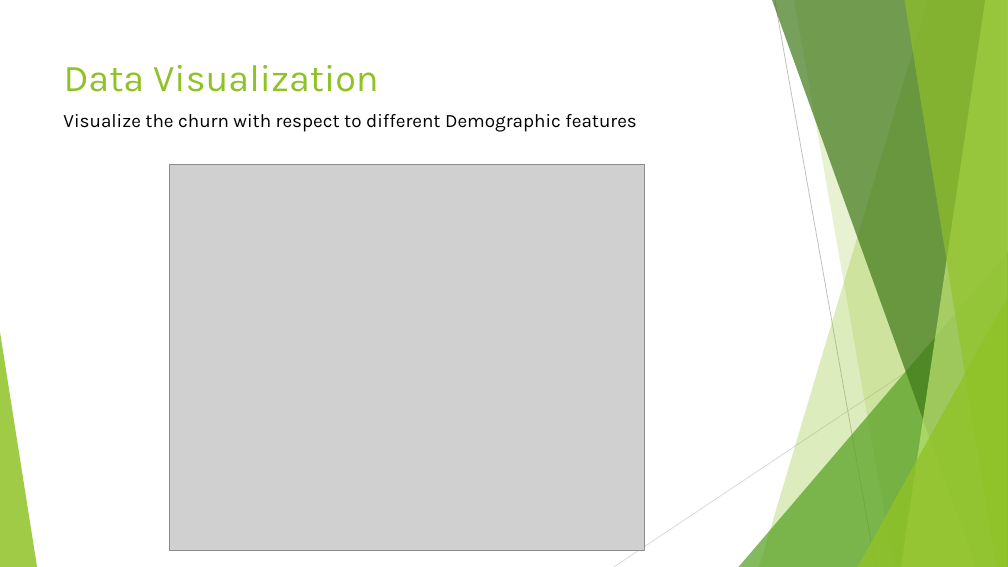
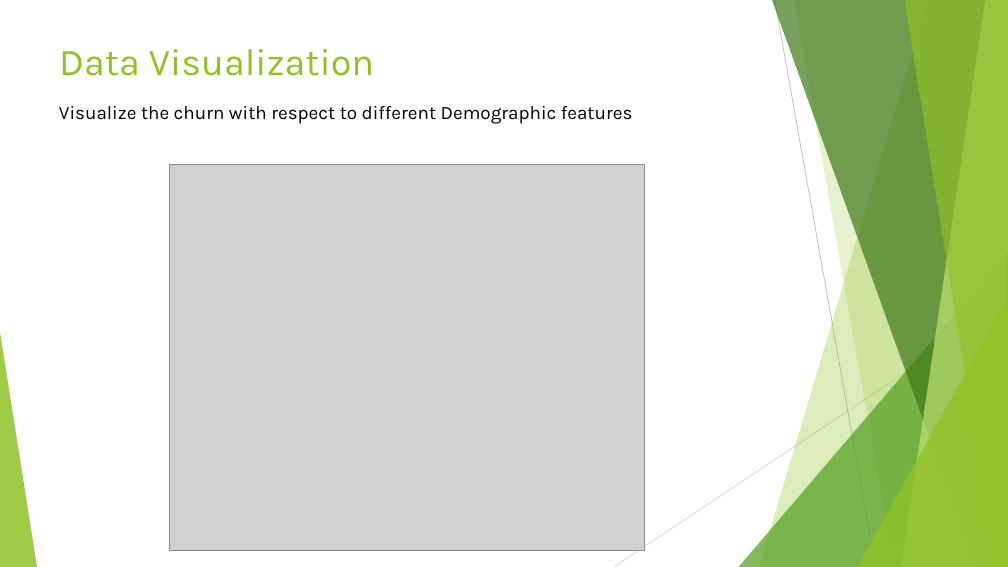
Before and after one commit to Prakul-github/Machine-Learning, a slide deck: slide 8 of Capstone_Project/Capstone project - Telecom Customer Churn.pptx. Drawn at 1008x567 pixels with LibreOffice and Linux fonts; fonts in the diff are those of the drawing; grey boxes stand for pictures. Boxes give left, top, right and bottom in pixels: in the first picture for what was removed or moved away, otherwise in the second. Text is boxed around its words. In the diff, an @@ line names an element or a change of style, - is before the commit and + after.

```diff
--- a/Capstone_Project/Capstone project - Telecom Customer Churn.pptx
+++ b/Capstone_Project/Capstone project - Telecom Customer Churn.pptx
@@ title "Data Visualization": place and size @@
-title "Data Visualization" at [64, 65, 378, 92]
+title "Data Visualization" at [59, 49, 374, 76]
@@ text "Visualize the churn with respect ...": place and size @@
-text "Visualize the churn with respect ..." at [63, 114, 637, 132]
+text "Visualize the churn with respect ..." at [59, 106, 633, 124]
```
Also in this commit, not shown: 7 other slides changed, 8 slides added, 2 slides removed, 1 other file.
